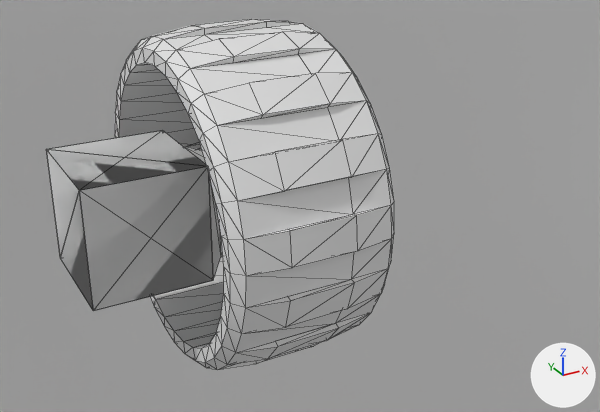
An edit to the glTF model data/basicblocks.glb, drawn before and after from the same camera.
The view is the same before and after, from a camera (50 mm lens) standing at (-1.8, -6.1, 2.8) and looking at (1.2, -0.6, 0.1). The lights are fixed; the arrows at lower right show +X, +Y and +Z. Mesh edges are drawn as thin lines. Where no turn or scale is listed for an object, it has been applied to the vertices.

Objects in the first picture: 'block.cube', 'block.inner_corner', 'block.wheel0', 'convex.ridge'.
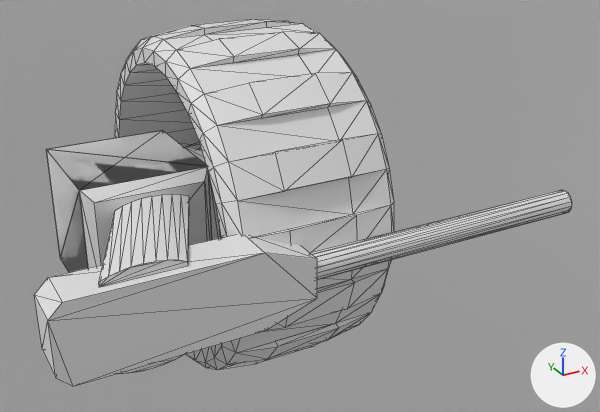
Changed parts and their boxes [x1, y1, x2, y2] in the pictures (600 x 412 px):
'block.weapon.laser0', added
    after: [34, 167, 572, 386]
'block.inner_corner', unchanged, covered by the edit
    before: [80, 192, 150, 310]

What changed in the scene script:
```text
Add me_cube_007:
    me_cube_007.from_pydata(...)  # 104 vertices, 156 faces; spans x -1.04..3.31, y -1.68..0.5, z -0.5..0.5
Add ob_block_weapon_laser0:
    ob_block_weapon_laser0 = bpy.data.objects.new('block.weapon.laser0', me_cube_007)
    ob_block_weapon_laser0.location = (0.0, 0.0, 0.0)
```
